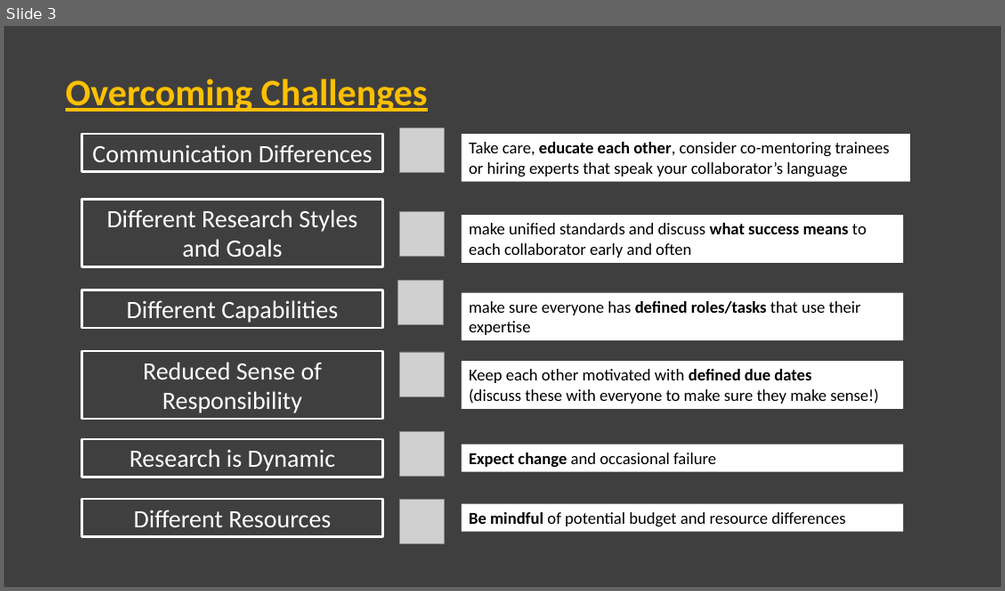
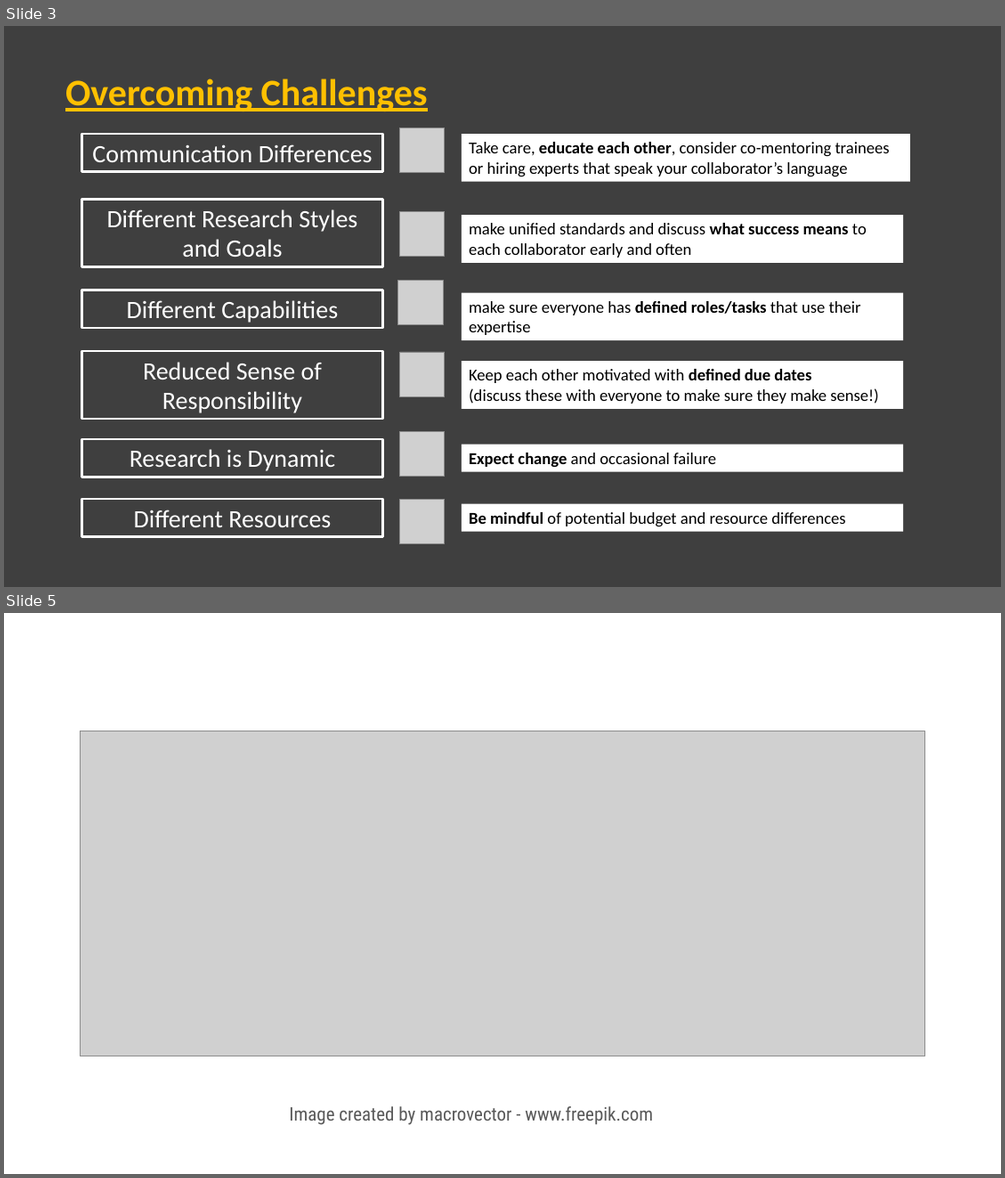
Before and after one commit to jhudsl/OLD_Cancer_informatics_for_PIs, a slide deck: image_slides.pptx. Shown one above the other, each under a label of ours: slide 3 before the commit, slides 3 and 5 after it; the slides between them are not shown. The pictures are 1005x591 and 1005x1178 pixels, drawn with LibreOffice and Linux fonts; fonts in the diff are those of the drawing; grey boxes stand for pictures. Boxes give left, top, right and bottom in pixels: in the first picture for what was removed or moved away, otherwise in the second. Text is boxed around its words. In the diff, an @@ line names an element or a change of style, - is before the commit and + after.

```diff
--- a/image_slides.pptx
+++ b/image_slides.pptx
@@ slide 5 added at (x1=4, y1=613, x2=1001, y2=1174), background #FFFFFF @@
@@ picture added at (x1=80, y1=731, x2=925, y2=1056) @@
@@ text added at (x1=289, y1=1106, x2=653, y2=1125), 18 pt, text #595959 @@
+Image created by macrovector - www.freepik.com
```
Also in this commit, not shown: 1 slide changed, 12 other slides added, 27 other files.
